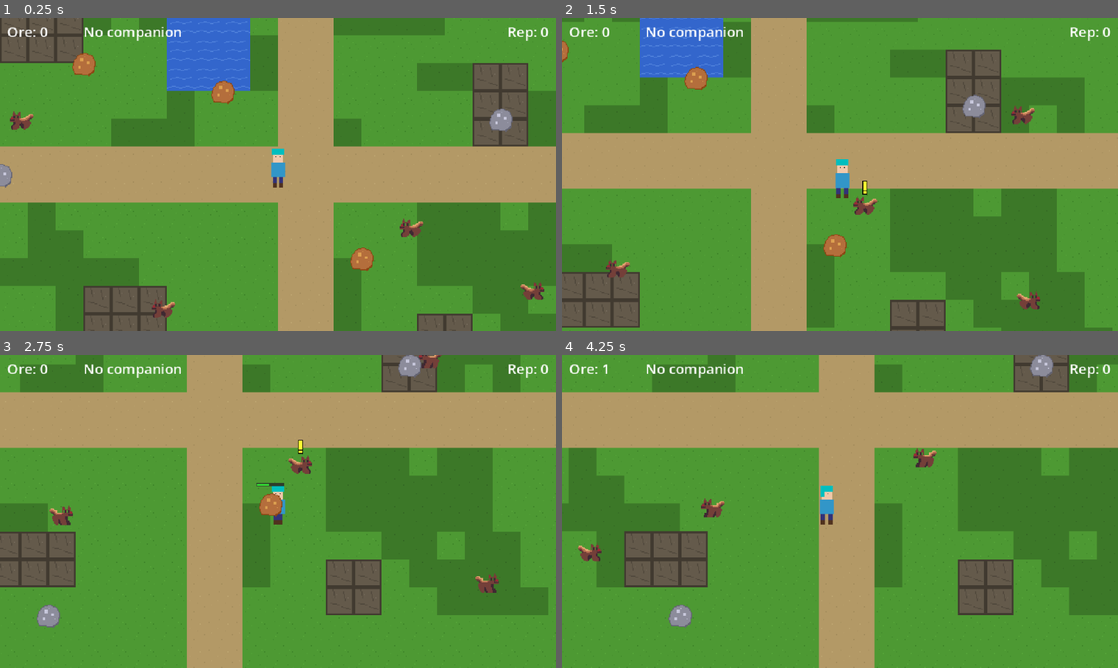
Above: before the commit, frames 1-4 (two rows, left to right).
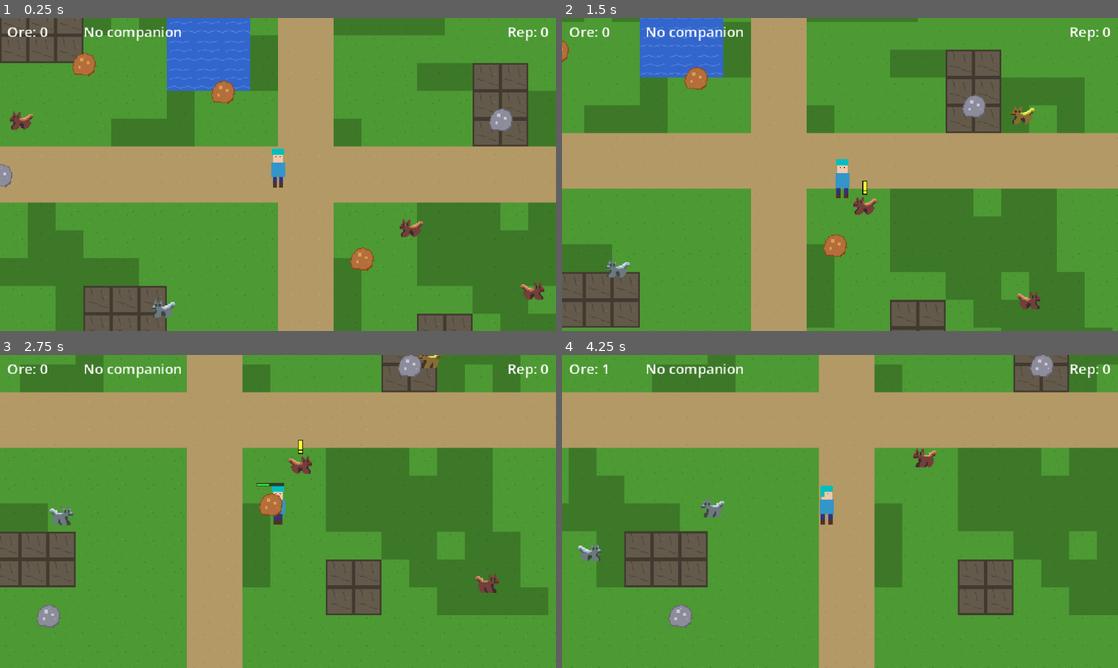
Above: after the commit, the same moments.

Repository: robtaylor/FinderOfOre
Game: Godot game, scene res://scenes/main.tscn
Same seed, same stepped clock (60 frames per second), same inputs: the game is played once before the commit and once after it.
Inputs:
- Up to frame 1 (0.25 s): no input
- Up to frame 2 (1.5 s): hold D (move_right) 0.53-1.28 s; hold E (interact) 0.53-1.28 s; hold S (move_down) from 1.28 s (still down); tap E (interact) at 1.35 s
- Up to frame 3 (2.75 s): release S (move_down) at 2.03 s; hold D (move_right) from 2.03 s (still down); hold E (interact) from 2.03 s (still down)
- Up to frame 4 (4.25 s): release D (move_right) at 2.78 s; release E (interact) at 2.78 s; hold W (move_up) 2.78-3.53 s; tap E (interact) at 2.85 s; hold A (move_left) from 3.53 s (still down); hold E (interact) from 3.53 s (still down)

The runs differ from the first frame. In frame 1, 0.2% of the frame differs, in the area x 27-32%, y 89-96%; in frame 2, 0.3%; in frame 3, 0.3%; in frame 4, 0.3%, in the area x 2-30%, y 45-66%.

Commit message:
Add per-species cat sprites with hue-shifted variants
- Copper Tabby: Holly's original brown cat
- Iron Persian: silver/grey recolor (desaturated, blue-shifted)
- Gold Siamese: golden yellow recolor
- SpriteFrames per species with idle/walk left/right animations
- CatSpecies resource now has sprite_frames field
- Wild cats and companion load correct sprites from their species

Co-developed-by: Claude Code v2.1.58 (claude-opus-4-6)

Diff:
--- a/data/cat_species.gd
+++ b/data/cat_species.gd
@@ -5,6 +5,7 @@
 @export var display_name: String = ""
 @export var description: String = ""
 @export var color: Color = Color.WHITE
+@export var sprite_frames: SpriteFrames = null
 @export var detectable_ores: Array[String] = []
 @export var detection_radius: float = 80.0
 @export var catch_difficulty: float = 0.5  # 0.0 = easy, 1.0 = hard
--- a/resources/cats/copper_tabby.tres
+++ b/resources/cats/copper_tabby.tres
@@ -1,6 +1,7 @@
-[gd_resource type="Resource" script_class="CatSpecies" load_steps=2 format=3]
+[gd_resource type="Resource" script_class="CatSpecies" load_steps=3 format=3]
 
 [ext_resource type="Script" path="res://data/cat_species.gd" id="1"]
+[ext_resource type="SpriteFrames" path="res://resources/copper_tabby_frames.tres" id="2"]
 
 [resource]
 script = ExtResource("1")
@@ -8,6 +9,7 @@
 display_name = "Copper Tabby"
 description = "A common tabby cat with a keen nose for copper ore."
 color = Color(0.8, 0.5, 0.2, 1.0)
+sprite_frames = ExtResource("2")
 detectable_ores = Array[String](["copper"])
 detection_radius = 80.0
 catch_difficulty = 0.3
--- a/resources/cats/gold_siamese.tres
+++ b/resources/cats/gold_siamese.tres
@@ -1,6 +1,7 @@
-[gd_resource type="Resource" script_class="CatSpecies" load_steps=2 format=3]
+[gd_resource type="Resource" script_class="CatSpecies" load_steps=3 format=3]
 
 [ext_resource type="Script" path="res://data/cat_species.gd" id="1"]
+[ext_resource type="SpriteFrames" path="res://resources/gold_siamese_frames.tres" id="2"]
 
 [resource]
 script = ExtResource("1")
@@ -8,6 +9,7 @@
 display_name = "Gold Siamese"
 description = "A rare and skittish Siamese with an uncanny ability to find gold."
 color = Color(1.0, 0.85, 0.3, 1.0)
+sprite_frames = ExtResource("2")
 detectable_ores = Array[String](["gold"])
 detection_radius = 120.0
 catch_difficulty = 0.8
--- a/resources/cats/iron_persian.tres
+++ b/resources/cats/iron_persian.tres
@@ -1,6 +1,7 @@
-[gd_resource type="Resource" script_class="CatSpecies" load_steps=2 format=3]
+[gd_resource type="Resource" script_class="CatSpecies" load_steps=3 format=3]
 
 [ext_resource type="Script" path="res://data/cat_species.gd" id="1"]
+[ext_resource type="SpriteFrames" path="res://resources/iron_persian_frames.tres" id="2"]
 
 [resource]
 script = ExtResource("1")
@@ -8,6 +9,7 @@
 display_name = "Iron Persian"
 description = "An elegant Persian cat that detects iron deposits deep underground."
 color = Color(0.6, 0.6, 0.7, 1.0)
+sprite_frames = ExtResource("2")
 detectable_ores = Array[String](["iron"])
 detection_radius = 100.0
 catch_difficulty = 0.5
--- /dev/null
+++ b/resources/copper_tabby_frames.tres
@@ -0,0 +1,53 @@
+[gd_resource type="SpriteFrames" load_steps=5 format=3]
+
+[ext_resource type="Texture2D" path="res://assets/sprites/cats/copper_tabby-frame0.png" id="1"]
+[ext_resource type="Texture2D" path="res://assets/sprites/cats/copper_tabby-frame1.png" id="2"]
+[ext_resource type="Texture2D" path="res://assets/sprites/cats/copper_tabby-frame0-left.png" id="3"]
+[ext_resource type="Texture2D" path="res://assets/sprites/cats/copper_tabby-frame1-left.png" id="4"]
+
+[resource]
+animations = [{
+"frames": [{
+"duration": 1.0,
+"texture": ExtResource("1")
+}, {
+"duration": 1.0,
+"texture": ExtResource("2")
+}],
+"loop": true,
+"name": &"idle_right",
+"speed": 4.0
+}, {
+"frames": [{
+"duration": 1.0,
+"texture": ExtResource("3")
+}, {
+"duration": 1.0,
+"texture": ExtResource("4")
+}],
+"loop": true,
+"name": &"idle_left",
+"speed": 4.0
+}, {
+"frames": [{
+"duration": 1.0,
+"texture": ExtResource("1")
+}, {
+"duration": 1.0,
+"texture": ExtResource("2")
+}],
+"loop": true,
+"name": &"walk_right",
+"speed": 6.0
+}, {
+"frames": [{
+"duration": 1.0,
+"texture": ExtResource("3")
+}, {
+"duration": 1.0,
+"texture": ExtResource("4")
+}],
+"loop": true,
+"name": &"walk_left",
+"speed": 6.0
+}]
--- /dev/null
+++ b/resources/gold_siamese_frames.tres
@@ -0,0 +1,53 @@
+[gd_resource type="SpriteFrames" load_steps=5 format=3]
+
+[ext_resource type="Texture2D" path="res://assets/sprites/cats/gold_siamese-frame0.png" id="1"]
+[ext_resource type="Texture2D" path="res://assets/sprites/cats/gold_siamese-frame1.png" id="2"]
+[ext_resource type="Texture2D" path="res://assets/sprites/cats/gold_siamese-frame0-left.png" id="3"]
+[ext_resource type="Texture2D" path="res://assets/sprites/cats/gold_siamese-frame1-left.png" id="4"]
+
+[resource]
+animations = [{
+"frames": [{
+"duration": 1.0,
+"texture": ExtResource("1")
+}, {
+"duration": 1.0,
+"texture": ExtResource("2")
+}],
+"loop": true,
+"name": &"idle_right",
+"speed": 4.0
+}, {
+"frames": [{
+"duration": 1.0,
+"texture": ExtResource("3")
+}, {
+"duration": 1.0,
+"texture": ExtResource("4")
+}],
+"loop": true,
+"name": &"idle_left",
+"speed": 4.0
+}, {
+"frames": [{
+"duration": 1.0,
+"texture": ExtResource("1")
+}, {
+"duration": 1.0,
+"texture": ExtResource("2")
+}],
+"loop": true,
+"name": &"walk_right",
+"speed": 6.0
+}, {
+"frames": [{
+"duration": 1.0,
+"texture": ExtResource("3")
+}, {
+"duration": 1.0,
+"texture": ExtResource("4")
+}],
+"loop": true,
+"name": &"walk_left",
+"speed": 6.0
+}]
--- /dev/null
+++ b/resources/iron_persian_frames.tres
@@ -0,0 +1,53 @@
+[gd_resource type="SpriteFrames" load_steps=5 format=3]
+
+[ext_resource type="Texture2D" path="res://assets/sprites/cats/iron_persian-frame0.png" id="1"]
+[ext_resource type="Texture2D" path="res://assets/sprites/cats/iron_persian-frame1.png" id="2"]
+[ext_resource type="Texture2D" path="res://assets/sprites/cats/iron_persian-frame0-left.png" id="3"]
+[ext_resource type="Texture2D" path="res://assets/sprites/cats/iron_persian-frame1-left.png" id="4"]
+
+[resource]
+animations = [{
+"frames": [{
+"duration": 1.0,
+"texture": ExtResource("1")
+}, {
+"duration": 1.0,
+"texture": ExtResource("2")
+}],
+"loop": true,
+"name": &"idle_right",
+"speed": 4.0
+}, {
+"frames": [{
+"duration": 1.0,
+"texture": ExtResource("3")
+}, {
+"duration": 1.0,
+"texture": ExtResource("4")
+}],
+"loop": true,
+"name": &"idle_left",
+"speed": 4.0
+}, {
+"frames": [{
+"duration": 1.0,
+"texture": ExtResource("1")
+}, {
+"duration": 1.0,
+"texture": ExtResource("2")
+}],
+"loop": true,
+"name": &"walk_right",
+"speed": 6.0
+}, {
+"frames": [{
+"duration": 1.0,
+"texture": ExtResource("3")
+}, {
+"duration": 1.0,
+"texture": ExtResource("4")
+}],
+"loop": true,
+"name": &"walk_left",
+"speed": 6.0
+}]
--- a/src/cats/companion_cat.gd
+++ b/src/cats/companion_cat.gd
@@ -66,6 +66,11 @@
 	cat_instance = new_cat
 	visible = true
 
+	# Set sprite from species
+	if cat_instance.species and cat_instance.species.sprite_frames:
+		anim_sprite.sprite_frames = cat_instance.species.sprite_frames
+		anim_sprite.play("idle_right")
+
 	# Set detection radius
 	var radius: float = cat_instance.get_detection_radius() * 2.0  # Scale for 32px tiles
 	var shape := CircleShape2D.new()
--- a/src/cats/wild_cat.gd
+++ b/src/cats/wild_cat.gd
@@ -16,6 +16,8 @@
 
 func _ready() -> void:
 	exclamation.visible = false
+	if species and species.sprite_frames:
+		anim_sprite.sprite_frames = species.sprite_frames
 	_pick_new_wander_direction()
 
 func _physics_process(delta: float) -> void:
Binary file added: assets/sprites/cats/copper_tabby-frame0-left.png
Binary file added: assets/sprites/cats/copper_tabby-frame0.png
Binary file added: assets/sprites/cats/copper_tabby-frame1-left.png
Binary file added: assets/sprites/cats/copper_tabby-frame1.png
Binary file added: assets/sprites/cats/gold_siamese-frame0-left.png
Binary file added: assets/sprites/cats/gold_siamese-frame0.png
Binary file added: assets/sprites/cats/gold_siamese-frame1-left.png
Binary file added: assets/sprites/cats/gold_siamese-frame1.png
Binary file added: assets/sprites/cats/iron_persian-frame0-left.png
Binary file added: assets/sprites/cats/iron_persian-frame0.png
Binary file added: assets/sprites/cats/iron_persian-frame1-left.png
Binary file added: assets/sprites/cats/iron_persian-frame1.png
(and 2 more such lines)
